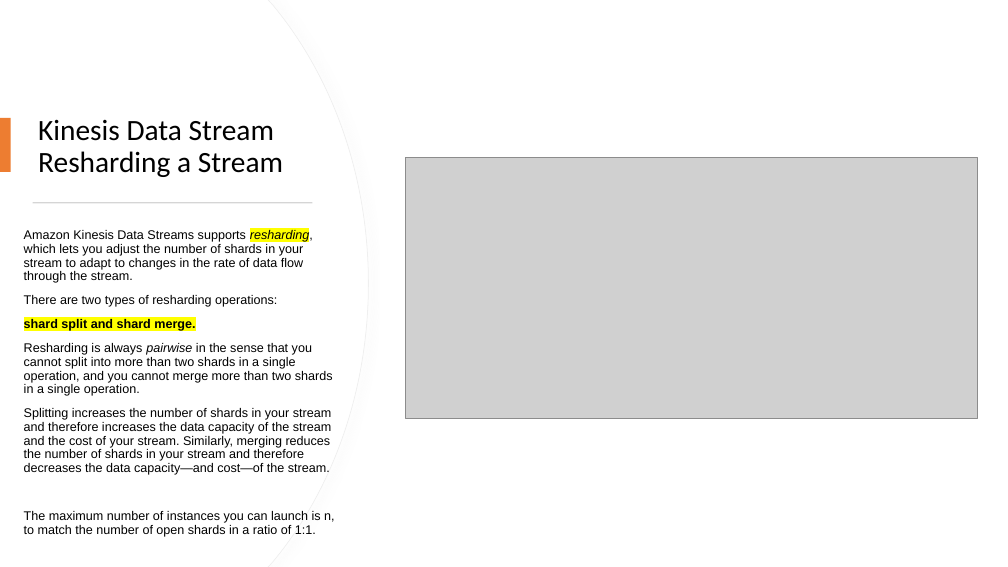
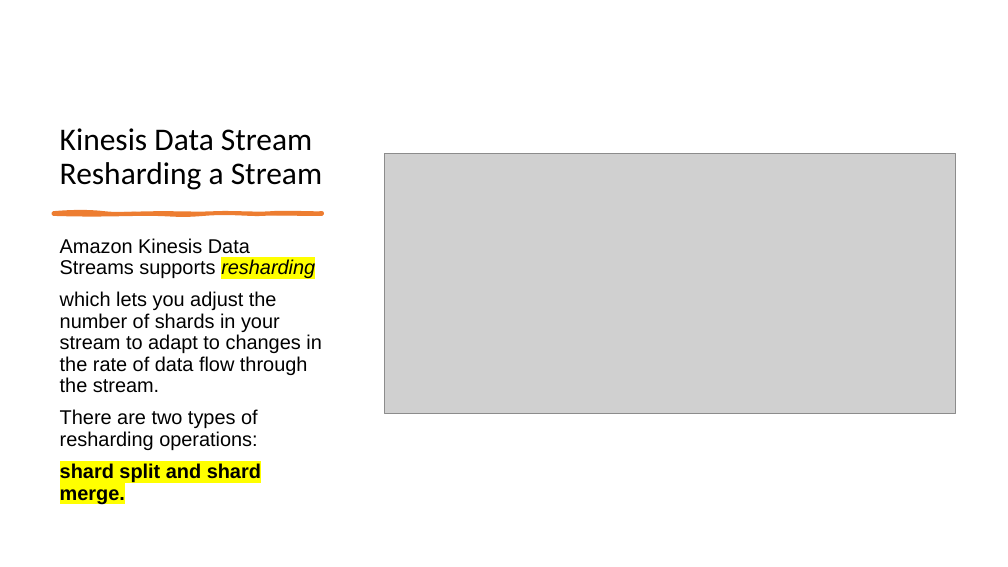
Before and after one commit to IlyaChakun/aws-iba-courses, a slide deck: slide 9 of lecture-materials/Analytics/Kinesis/Kinesis.pptx (slide 5 before the commit). Drawn at 1008x567 pixels with LibreOffice and Linux fonts; fonts in the diff are those of the drawing; grey boxes stand for pictures. Boxes give left, top, right and bottom in pixels: in the first picture for what was removed or moved away, otherwise in the second. Text is boxed around its words. In the diff, an @@ line names an element or a change of style, - is before the commit and + after.

```diff
--- a/lecture-materials/Analytics/Kinesis/Kinesis.pptx
+++ b/lecture-materials/Analytics/Kinesis/Kinesis.pptx
@@ freeform shape removed at (0, 0, 368, 567) @@
@@ freeform shape removed at (0, 0, 368, 567) @@
@@ title "Kinesis Data Stream Resharding a ...": place and size @@
-title "Kinesis Data Stream Resharding a ..." at (38, 119, 283, 177)
+title "Kinesis Data Stream Resharding a ..." at (60, 128, 322, 190)
@@ title "Kinesis Data Stream Resharding a ..." at (60, 128, 322, 190): size 28 to 30 pt; vertical alignment middle to bottom @@
@@ rectangle removed at (0, 118, 11, 172) @@
@@ picture: place and size @@
-picture at (405, 157, 978, 418)
+picture at (385, 154, 956, 414)
@@ rectangle removed at (33, 202, 312, 203) @@
@@ text "Amazon Kinesis Data Streams supports ...": place and size @@
-text "Amazon Kinesis Data Streams supports ..." at (24, 229, 334, 537)
+text "Amazon Kinesis Data Streams supports ..." at (60, 238, 322, 504)
@@ freeform shape added at (53, 212, 322, 214), fill #ED7D31, outline #ED7D31 3 pt @@
@@ text at (60, 238, 322, 393): text changed; size 12 to 19 pt @@
-Amazon Kinesis Data Streams supports resharding, which lets you adjust the number of shards in your stream to adapt to changes in the rate of data flow through the stream.
+Amazon Kinesis Data Streams supports resharding
+which lets you adjust the number of shards in your stream to adapt to changes in the rate of data flow through the stream.
@@ text at (24, 343, 334, 537): paragraphs removed @@
-Resharding is always pairwise in the sense that you cannot split into more than two shards in a single operation, and you cannot merge more than two shards in a single operation.
-Splitting increases the number of shards in your stream and therefore increases the data capacity of the stream and the cost of your stream. Similarly, merging reduces the number of shards in your stream and therefore decreases the data capacity—and cost—of the stream.
-The maximum number of instances you can launch is n, to match the number of open shards in a ratio of 1:1.
@@ text at (60, 409, 261, 504): size 12 to 19 pt in "There are two types of resharding operations:", "shard split and shard merge." @@
```
Also in this commit, not shown: 7 other slides changed, 14 slides added, 24 other files.
